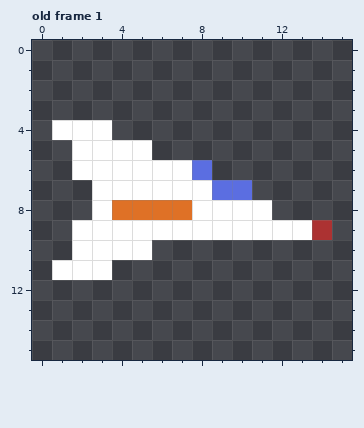
Two states of a pixel-art file, assetsrc/dev/spaceship.aseprite. Above is the file before it was changed.
16x16 pixels, 1 frame. Colours within 5 levels of each other are drawn and written as one. Shown: old frame 1. The commit also changed other frames, which this record leaves out.
Once edited:
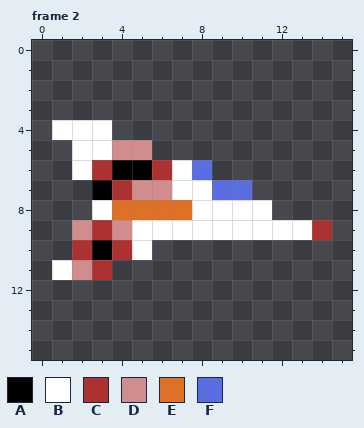
Palette (. is transparent): A #000000  B #ffffff  C #ac3232  D #d18d8d  E #df7126  F #5b6ee1
A new or re-ordered frame is compared with the old frame closest to it.
From old to new:
{"change": "frames 1 -> 6"}
{"where": "frame 2 is new; against old frame 1"}
{"frame":2,"y":5,"x":4,"old":"BB","new":"DD"}
{"frame":2,"y":6,"x":3,"old":"BBBB","new":"CAAC"}
{"frame":2,"y":7,"x":3,"old":"BBBB","new":"ACDD"}
{"frame":2,"y":9,"x":2,"old":"BBB","new":"DCD"}
{"frame":2,"y":10,"x":2,"old":"BBB","new":"CAC"}
{"frame":2,"y":11,"x":2,"old":"BB","new":"DC"}
